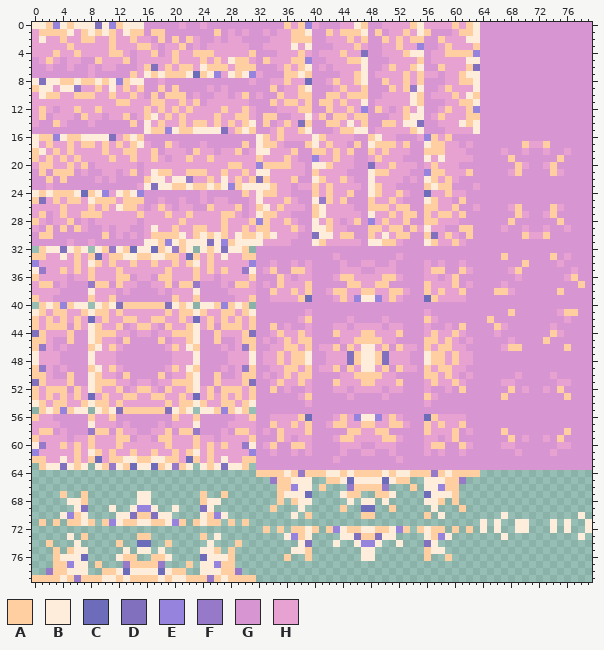
Pixel-art file, stored at graphics/source/tilesets/grass.aseprite. That is the earlier state.
80x80 pixels, 1 frame.
Palette (. is transparent): A #ffcfa1  B #ffeddb  C #6c6cba  D #8070be  E #9583dd  F #967ac9  G #d796d2  H #e7a2d1
After:
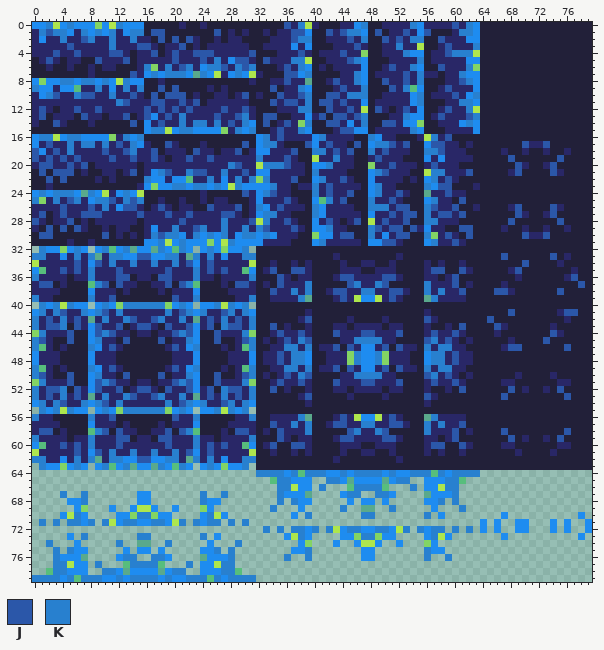
Colours new in this view: J #2b57a9  K #2880cf
Change:
layer "Midnight" now shown
colour B: #ffeddb -> #1e8cf0
colour C: #6c6cba -> #5aa98c
colour D: #8070be -> #83d464
colour E: #9583dd -> #aee64d
colour F: #967ac9 -> #57be7c
colour G: #d796d2 -> #222039
colour H: #e7a2d1 -> #292767
Changed rows in their new state; - is a pixel that keeps its letter.
Layer "Midnight":
first column x 0:
 0 --K--K------K-----------------------J-K--------K------K-----J-K----------------
 1 -KJKK--K-K-K--KK-JJ-------J----------JJ---J-JKK--J---J--J----KK----------------
 2 ----K--JK--K--K---J-J-J--------------JKK-----J-K--J-J-KK--J--------------------
 3 -----J-----K---JJ----J------------------------J-----K------J---K---------------
 4 ---J--J----JJ----J--J--JJJ-----J------J-----J--------K-----JKKK----------------
 5 --J------J---J------J---J-K--JJ--J---KK------JK--------K-----------------------
 6 ----------------K--K-JK--KKJ-KJK----J-K------------J--K---J---K----------------
 7 --------------J--K-KKK--K----K------JJ-K------K------J-K-----K-----------------
 8 ----KK-KK-K--K----------------------J------J--K---J--J-K-----JK----------------
 9 K--------K---K-K--J-J-------------J---K-----J--K---J-K-----J-------------------
10 --KJ--KJJ--K--J--J-JJJ--------J----J--JK--JJ-KKK-------K----J--K---------------
11 ------------KJ---JJ--J-J----------J-JJ-K-JJ-J----------K-----KK----------------
12 -J----J--J------J-J-J-J----J--J-------KK--J--J---J---J-----J--K----------------
13 -J-----J-----J--J--J-K----J--JK--JJ------J-JJ-JK-----K----J---JK---------------
14 ---J----------J---J--K-KK-K-J-K--J--J--K--JJ---K--JJ----------K----------------
15 -----------------KK--KK------K-K---J--K-----JJ--------K------------------------
16 -KK--KK------K-K-----------------K-J-----K------K--------K-J-------------------
17 --J--K-KK-K-J-K----J----------J--KK----J--J---J--KKJ-J---JJ-----------J--J-----
18 J--J-K----J--JK--J-----J-----J-------J--KK-J-J--K-J-----KKJ--------------------
19 J-J-J-J----J--J--J----J--J------K---J------K-----J------------------J------J---
20 -JJ--J-J--------------------KJ---KKKJ-----K--------J-----J-----------J----J----
21 -J-JJJ--------J---KJ--KJJ--K--J---------K--------KJ------KK---J------J----J----
22 --J-J-----------K--------K---K-K-K---J---K--J------------K-J-------------------
23 --------------------KK-KK-K--K----K-----K-J------K------K-JJ-------------------
24 -K-KKK--K----K----------------J--KJ-----K-J--J---K--J------J-------------------
25 K--K-JK--KKJ-KJK--------------------J-----K-J---K--J-----K---J-----------------
26 ----J---J-K--JJ---J------J---J--K--J----K-------KKK-JJ--KJ--J--------J----J----
27 -J--J--JJJ-----J---J--J----JJ----KK-----K----------J-JJ-K-JJ-J-------J----J----
28 J----J---------------J-----K---J-K--J-----J---J---J--J--KK----------J------J---
29 --J-J-J-------------K--JK--K--K-KJ---J----K-----KJ-JJ-J------JJ----------------
30 -JJ-------J------KJKK--K-K-K--KK-K----------JJ--K---JJ--K--J--J-------J--J-----
31 ------------------K--K------K------------K--------JJ-----K--J------------------
32 -K----K---K--K----K--K---K----K------------------------------------------------
33 KK----K-K--KK--JJ--KK--K-K----KK-----------------------------------J------J----
34 ------J--J-K--K--K--K-J--J--------------------------------------------J--------
35 ----J-J-K---J------J---K-J-J------J--JJ------------------JJ--J-------J---------
36 K-------K---JJ----JJ---K-------K---J--------JJ----JJ--------J----------------J-
37 -JJ------KJ-J------J-JK------JJ----J---K-----JK--KJ-----K---J-----------------J
38 ----------------------------------J--K-K---JJ--KK--JJ---K-K--J----JJ-------J---
39 K-------K--J--------J--K-------K------K-----J------J-----K---------------------
40 -K-K-K----K--KKKKKK--K----K-K-K------------------------------------------------
41 -K-KJ--K-KJ-K------K-JK-K--JK-K-------------------------------------J-------JJ-
42 K-J-K-J---K--KJ--JK--K---J-K-J-K-------J----------------J--------J-------------
43 K-JJK-J--J--J--JJ--J--J--J-KJJ-K--J--------------------------J----J------------
44 -K---J---JKJ--------JKJ---J---K----J--J----J---JJ---J----J--J-------------J----
45 KJ---J---K---J----J---K---J---JK----J-KJ------KKKK------JK-J-------------J-----
46 K-------K--J--------J--K-------K----KK-K---J-J----J-J---K-KK--------JJ------J--
47 -----------------------------------J-KK-------K--K-------KK-J------------------
48 -----------------------------------J-KK-------K--K-------KK-J------------------
49 K-------K--J--------J--K-------K----KK-K---J-J----J-J---K-KK-------------------
50 KJ---J---K---J----J---K---J---JK----J-KJ------KKKK------JK-J-------------------
51 -K---J---JKJ--------JKJ---J---K----J--J----J---JJ---J----J--J------------------
52 K-JJK-J--J--J--JJ--J--J--J-KJJ-K--J--------------------------J------J------J---
53 K-J-K-J---K--KJ--JK--K---J-K-J-K-------J----------------J----------J--------J--
54 -K-KJ--K-KJ-K------K-JK-K--JK-K------------------------------------------------
55 -K-K-K----K--KKKKKK--K----K-K-K------------------------------------------------
56 K-------K--J--------J--K-------K------K-----J------J-----K---------------------
57 ----------------------------------J--K-K---JJ--KK--JJ---K-K--J-----------------
58 -JJ------KJ-J------J-JK------JJ----J---K-----JK--KJ-----K---J------J--------J--
59 K-------K---JJ----JJ---K-------K---J--------JJ----JJ--------J-------J------J---
60 ----J-J-K---J------J---K-J-J------J--JJ------------------JJ--J-----------------
61 ------J--J-K--K--K--K-J--J-----------------------------------------------------
62 KK----K-K--KK--JJ--KK--K-K----KK-----------------------------------------------
63 -K----K---K--K----K--K---K----K------------------------------------------------
64 --------------------------------KKKK-K-KKK--K-KKKK-K--KKK-K-KKKK---------------
65 -----------------------------------KK-----KK--------KK-----KK------------------
66 -----------------------------------KK----K----KKKK----K----KK------------------
67 ----K--K----------------K--K-------K---------KK--KK---------K------------------
68 -------K----------------K----------K-K--------------------K-K------------------
69 ----------------------------------K---------K------K---------K-----------------
70 ------K--------KK--------K-------------K-------KK-------K----------------------
71 -K-K-KK-K-K--KK--KK--K-K-KK-K-K------------------------------------------------
72 ---------------------------------K-K-KK-K-K--KK--KK--K-K-KK-K-K----------------
73 -------K-------KK-------K-------------K--------KK--------K---------------------
74 --K---------K------K---------K-------------------------------------------------
75 ---K-K--------------------K-K----------K----------------K----------------------
76 ---K---------KK--KK---------K-------K--K----------------K--K-------------------
77 ---KK----K----KKKK----K----KK--------------------------------------------------
78 ---KK-----KK--------KK-----KK--------------------------------------------------
79 KKKK-K-KKK--K-KKKK-K--KKK-K-KKKK-----------------------------------------------
Pixel boxes of the changes (left, top, right, bottom) in both pictures:
changed: (32, 22, 592, 582)
